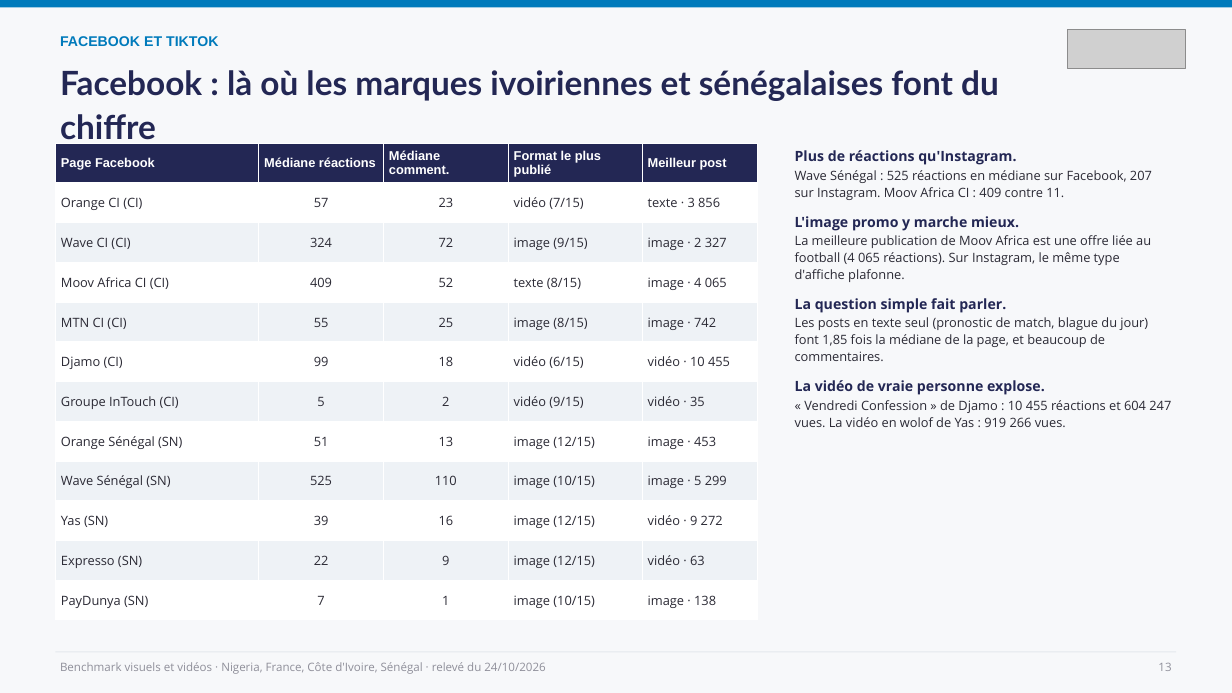
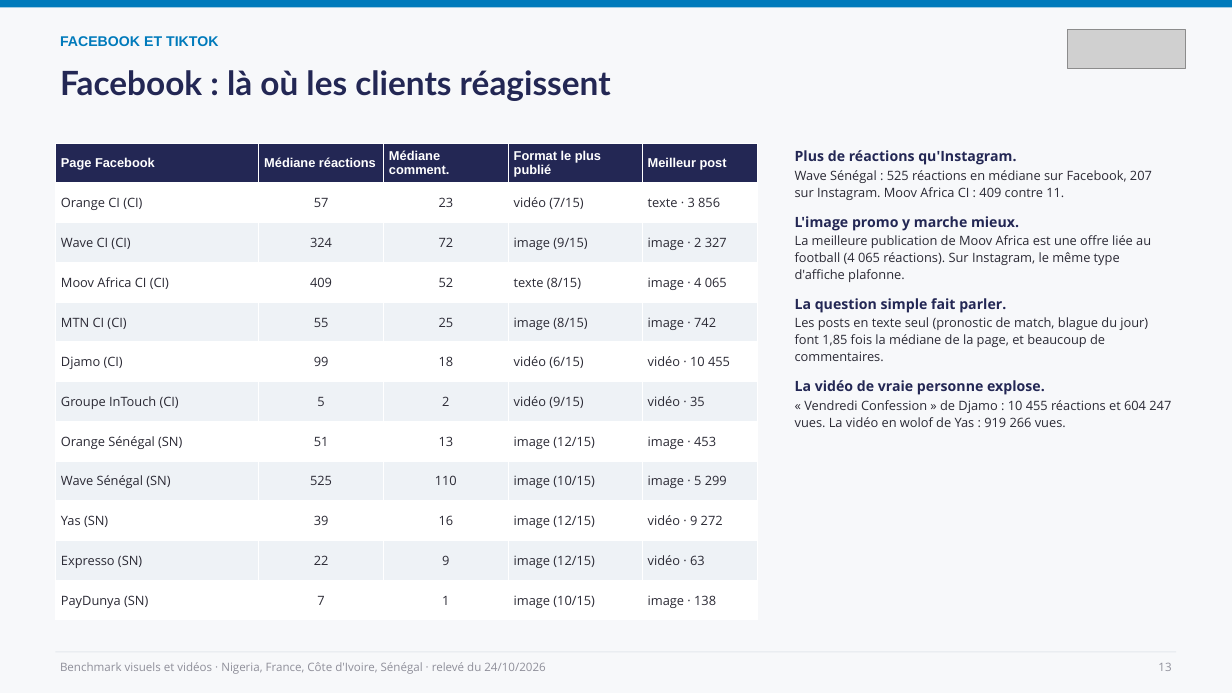
Before and after one commit to leslita06/fatima-unifood-fictif, a slide deck: slide 13 of benchmark-visuels/2026-10-24_benchmark-visuels-videos.pptx. Drawn at 1232x693 pixels with LibreOffice and Linux fonts; fonts in the diff are those of the drawing; grey boxes stand for pictures. Boxes give left, top, right and bottom in pixels: in the first picture for what was removed or moved away, otherwise in the second. Text is boxed around its words. In the diff, an @@ line names an element or a change of style, - is before the commit and + after.

```diff
--- a/benchmark-visuels/2026-10-24_benchmark-visuels-videos.pptx
+++ b/benchmark-visuels/2026-10-24_benchmark-visuels-videos.pptx
@@ text at [60, 70, 611, 101]: text changed @@
-Facebook : là où les marques ivoiriennes et sénégalaises font du chiffre
+Facebook : là où les clients réagissent
```
Also in this commit, not shown: 1 other slide changed.
